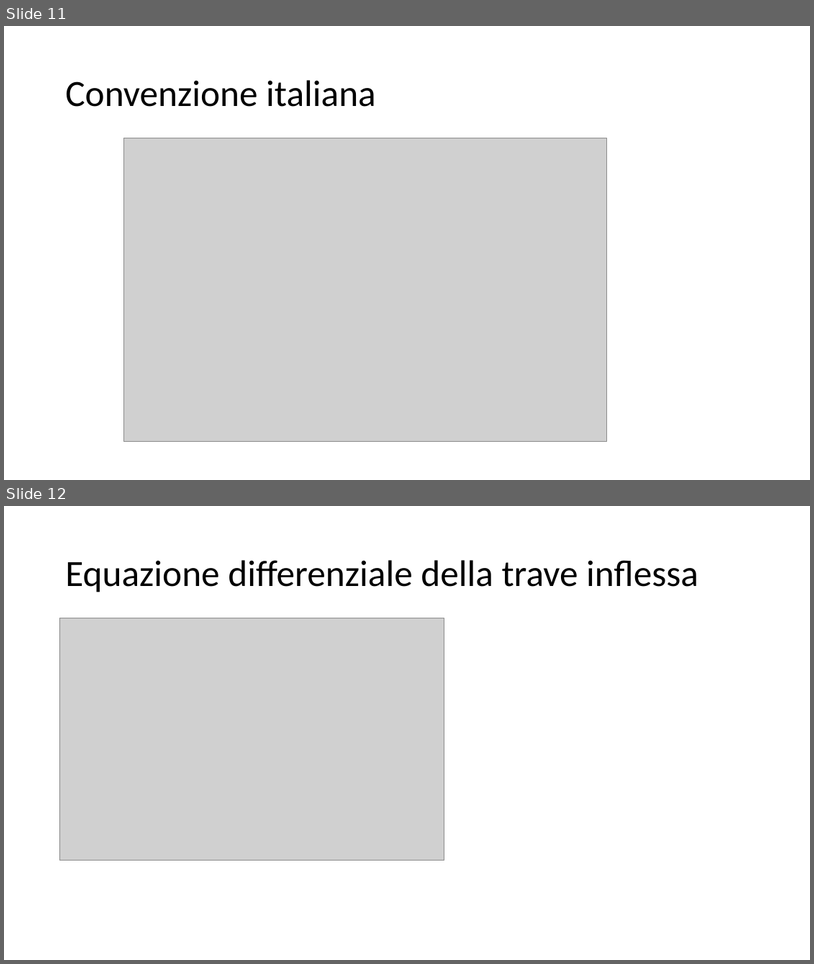
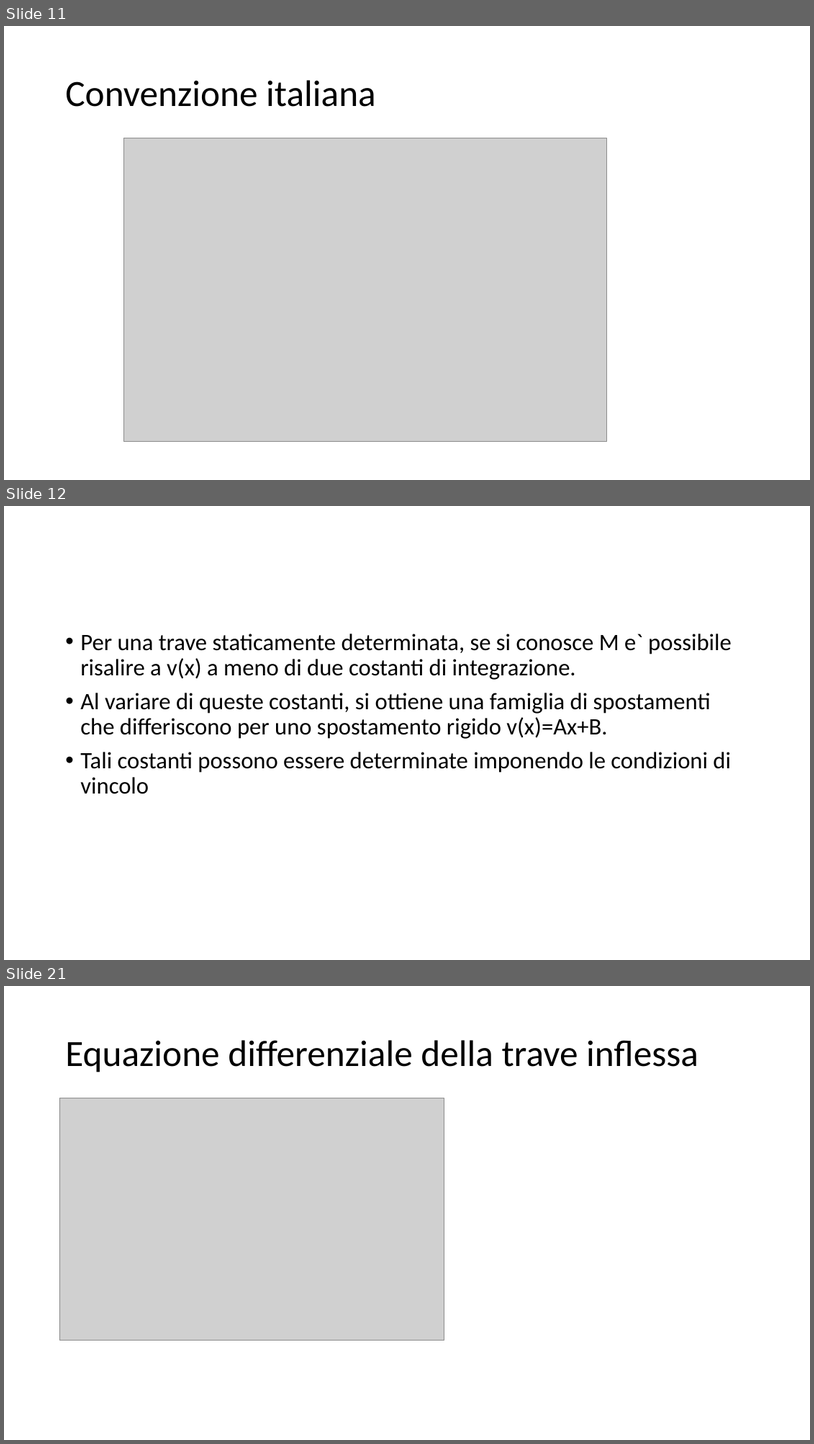
Before and after one commit to giuseppetomassetti/SdC, a slide deck: lezioni/H 10-13 deformazione nelle travi inflesse.pptx. Shown one above the other, each under a label of ours: slides 11 and 12 before the commit, slides 11, 12 and 21 after it; the slides between them are not shown. The pictures are 814x964 and 814x1444 pixels, drawn with LibreOffice and Linux fonts; fonts in the diff are those of the drawing; grey boxes stand for pictures. Boxes give left, top, right and bottom in pixels: in the first picture for what was removed or moved away, otherwise in the second. Text is boxed around its words. In the diff, an @@ line names an element or a change of style, - is before the commit and + after.

```diff
--- a/lezioni/H 10-13 deformazione nelle travi inflesse.pptx
+++ b/lezioni/H 10-13 deformazione nelle travi inflesse.pptx
@@ slide 12 added at (x1=4, y1=506, x2=810, y2=960), background #FFFFFF @@
@@ text added at (x1=80, y1=633, x2=732, y2=794), 28 pt, text #000000 @@
+• Per una trave staticamente determinata, se si conosce M e` possibile risalire a v(x) a meno di due costanti di integrazione.
+• Al variare di queste costanti, si ottiene una famiglia di spostamenti che differiscono per uno spostamento rigido v(x)=Ax+B.
+• Tali costanti possono essere determinate imponendo le condizioni di vincolo
@@ what was slide 12 is now slide 21 @@
```
Also in this commit, not shown: 2 slides changed, 12 other slides added, 3 other files.
